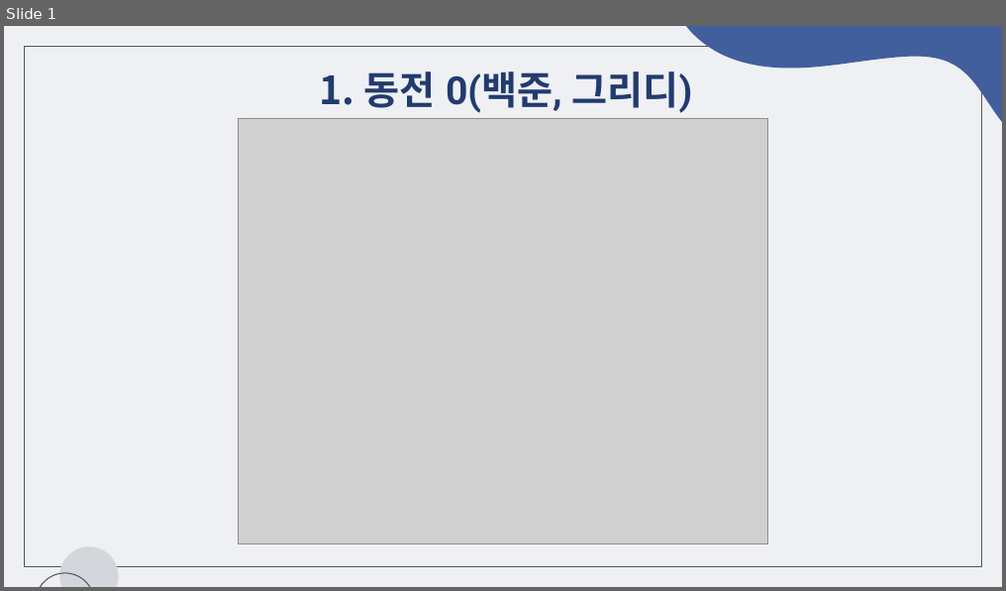
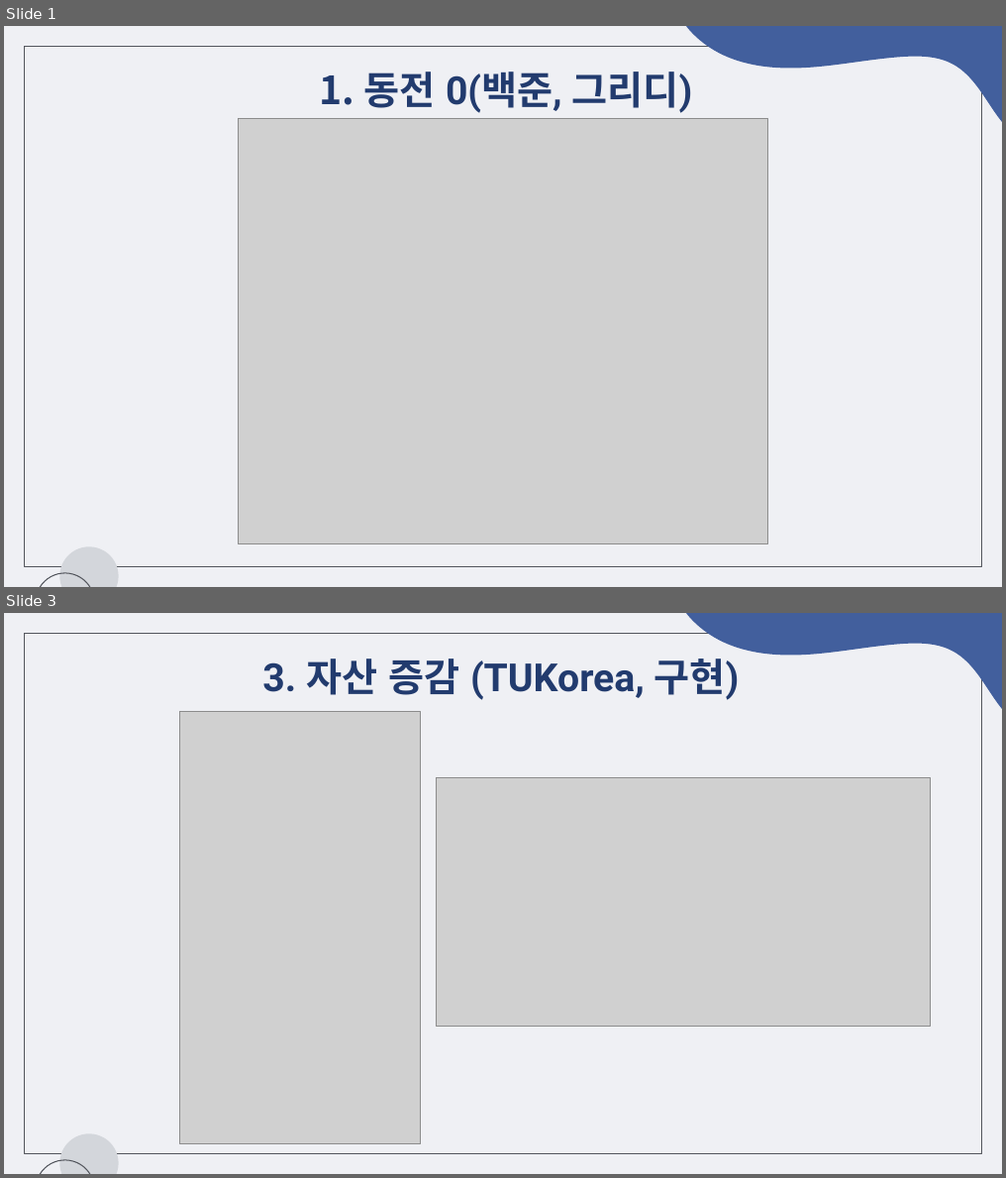
Before and after one commit to chaeeun-dev/CodingTest, a slide deck: 문제해결프로그래밍_숙제/제출용/숙제2_2022182035.pptx. Shown one above the other, each under a label of ours: slide 1 before the commit, slides 1 and 3 after it; the slides between them are not shown. The pictures are 1006x591 and 1006x1178 pixels, drawn with LibreOffice and Linux fonts; fonts in the diff are those of the drawing; grey boxes stand for pictures. Boxes give left, top, right and bottom in pixels: in the first picture for what was removed or moved away, otherwise in the second. Text is boxed around its words. In the diff, an @@ line names an element or a change of style, - is before the commit and + after.

```diff
--- a/문제해결프로그래밍_숙제/제출용/숙제2_2022182035.pptx
+++ b/문제해결프로그래밍_숙제/제출용/숙제2_2022182035.pptx
@@ slide 3 added at bbox=[4, 613, 1002, 1174], background #EFF0F4; not listed: 4 template elements that a slide beside it also shows @@
@@ title added at bbox=[262, 659, 740, 700], 28 pt, text #223B6E, bold @@
+3. 자산 증감 (TUKorea, 구현)
@@ picture added at bbox=[179, 712, 421, 1145] @@
@@ picture added at bbox=[436, 778, 930, 1027] @@
```
Also in this commit, not shown: 2 slides changed, 1 other slide added, 2 slides removed, 5 other files.
